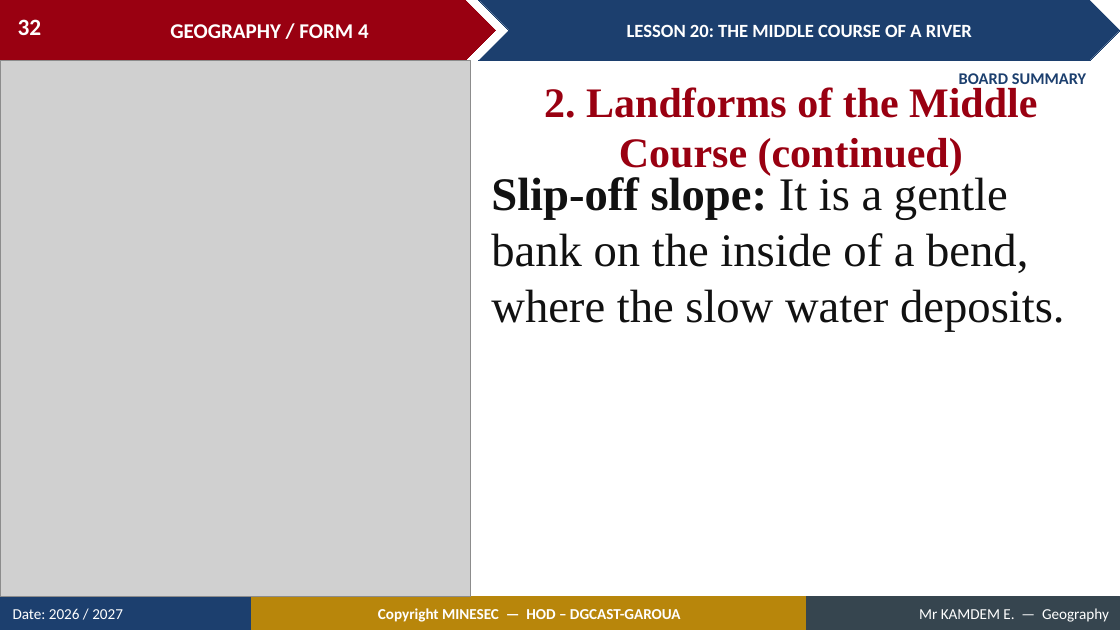
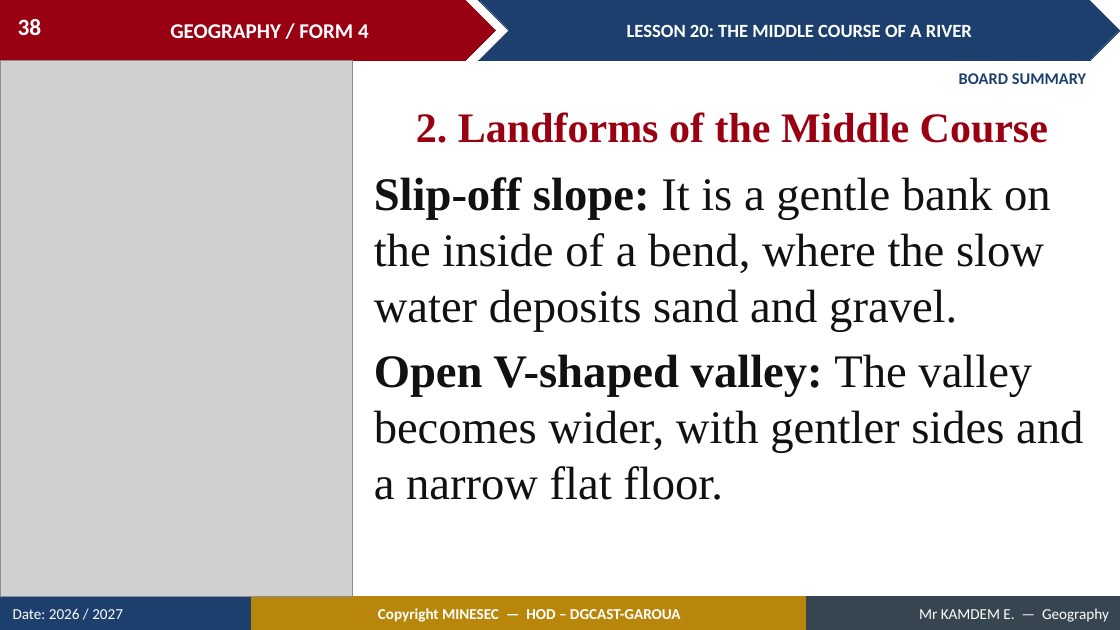
Before and after one commit to Berthautk/linea-github, a slide deck: slide 38 of lecons/F3/24_FORM4_LESSON20_Middle_Course.pptx (slide 32 before the commit). Drawn at 1120x630 pixels with LibreOffice and Linux fonts; fonts in the diff are those of the drawing; grey boxes stand for pictures. Boxes give left, top, right and bottom in pixels: in the first picture for what was removed or moved away, otherwise in the second. Text is boxed around its words. In the diff, an @@ line names an element or a change of style, - is before the commit and + after.

```diff
--- a/lecons/F3/24_FORM4_LESSON20_Middle_Course.pptx
+++ b/lecons/F3/24_FORM4_LESSON20_Middle_Course.pptx
@@ page number at (18, 19, 42, 35): text changed @@
-32
+38
@@ picture: place and size @@
-picture at (0, 60, 471, 597)
+picture at (0, 60, 353, 597)
@@ text at (416, 112, 1048, 143): text changed @@
-2. Landforms of the Middle Course (continued)
+2. Landforms of the Middle Course
@@ text at (374, 177, 1083, 500): text changed @@
-Slip-off slope: It is a gentle bank on the inside of a bend, where the slow water deposits.
+Slip-off slope: It is a gentle bank on the inside of a bend, where the slow water deposits sand and gravel.
+Open V-shaped valley: The valley becomes wider, with gentler sides and a narrow flat floor.
```
Also in this commit, not shown: 20 other slides changed, 7 slides added, 2 slides removed, 11 other files.
